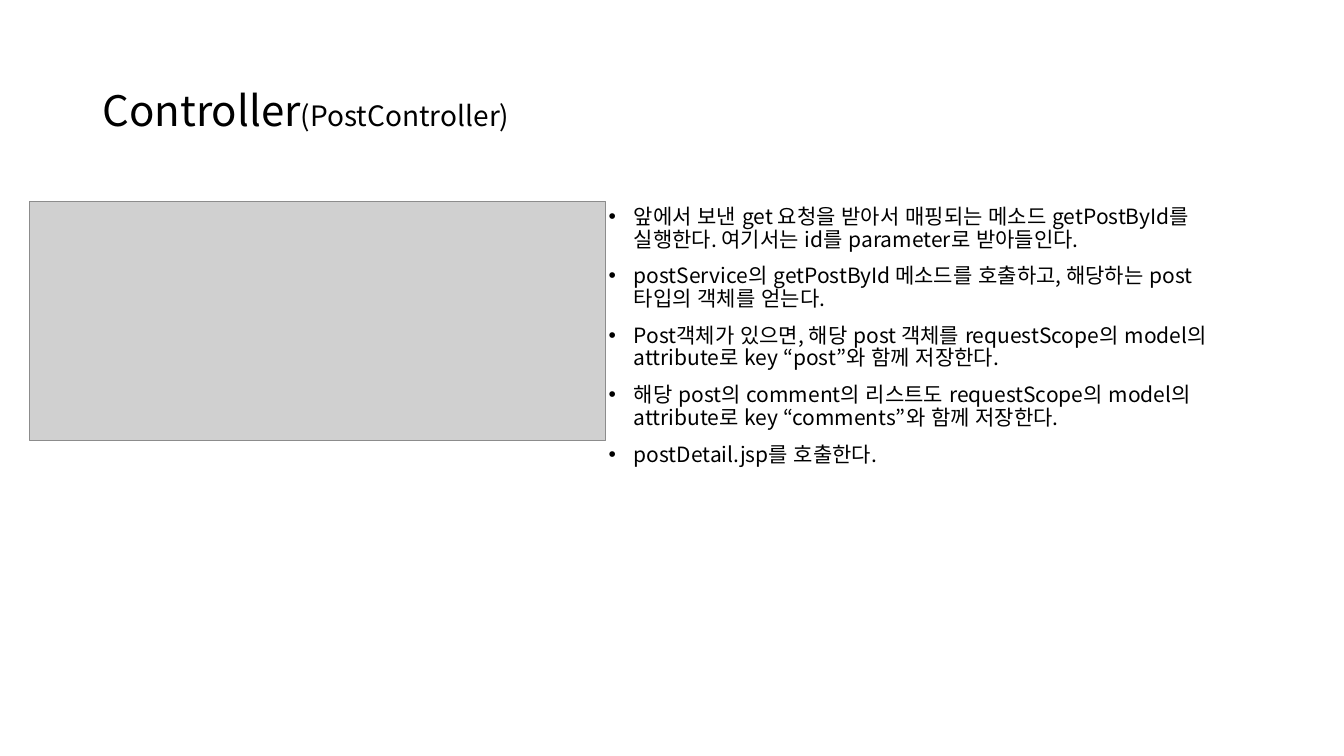
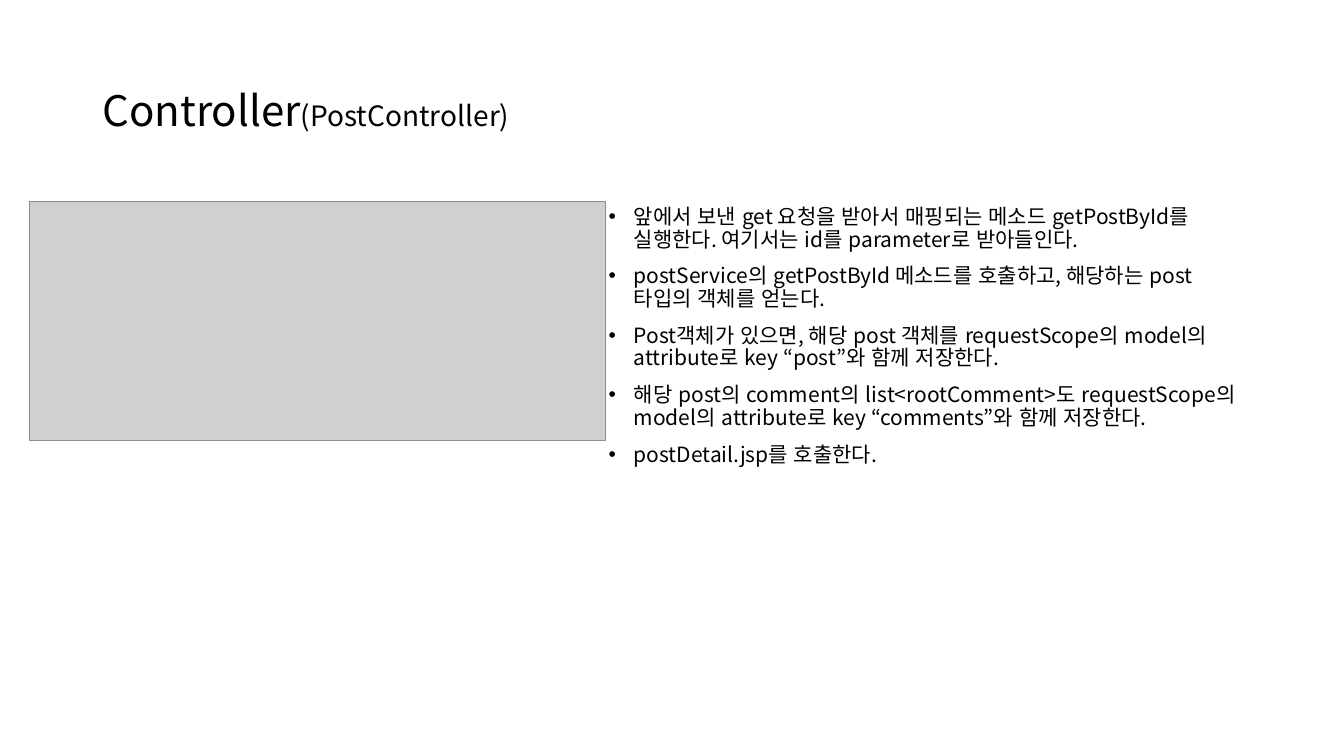
Before and after one commit to kdw1437/SpringHomework_BackEnd, a slide deck: slide 14 of 스프링 게시판 만들기_240821.pptx (slide 13 before the commit). Drawn at 1344x756 pixels with LibreOffice and Linux fonts; fonts in the diff are those of the drawing; grey boxes stand for pictures. Boxes give left, top, right and bottom in pixels: in the first picture for what was removed or moved away, otherwise in the second. Text is boxed around its words. In the diff, an @@ line names an element or a change of style, - is before the commit and + after.

```diff
--- a/스프링 게시판 만들기_240821.pptx
+++ b/스프링 게시판 만들기_240821.pptx
@@ text at box(634, 384, 1236, 430): text changed @@
-• 해당 post의 comment의 리스트도 requestScope의 model의 attribute로 key “comments”와 함께 저장한다.
+• 해당 post의 comment의 list<rootComment>도 requestScope의 model의 attribute로 key “comments”와 함께 저장한다.
```
Also in this commit, not shown: 4 slides added, 1 slide removed.
